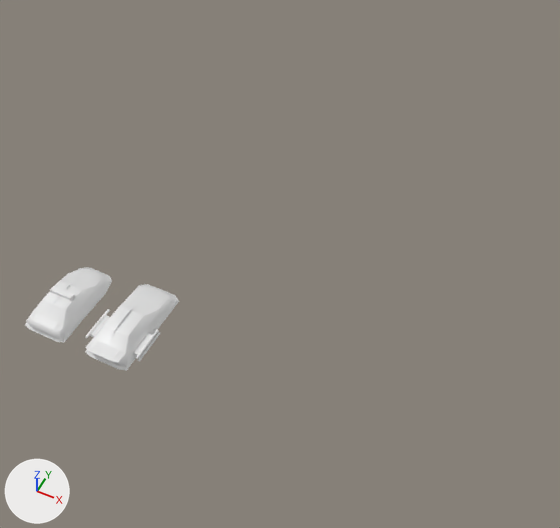
The Blender file assets/models/cars.blend: old version first, new version second.
Rendered twice from a 50 mm camera at (12.5, -11.5, 20.9) aimed at (3.6, 6.4, -1.4). Every picture has the same lights, and +X, +Y and +Z are marked at lower left.

Script lines for the objects in view, before the commit:
```python
ob_car_guns = bpy.data.objects.new('car_guns', me_cube_001)
ob_car_guns.parent = ob_player
ob_car_guns.location = (1.214, 0.0, 0.0282)
ob_car_guns.rotation_euler = (0.0, 0.0, -3.142)  # degrees (0, 0, -180)
ob_cop_car_s = bpy.data.objects.new('cop_car_s', me_cube_002)
ob_cop_car_s.location = (-1.21, 0.0, 0.0)
ob_cop_car_s_light = bpy.data.objects.new('cop_car_s_light', me_cube_003)
ob_cop_car_s_light.parent = ob_cop_car_s
ob_cop_car_s_light.location = (-1.214, 0.0, 1.214)
ob_cop_car_s_light.rotation_euler = (0.0, 0.0, -3.142)  # degrees (0, 0, -180)
ob_player = bpy.data.objects.new('player', me_cube)
ob_player.location = (1.21, 0.0, 0.0)
```
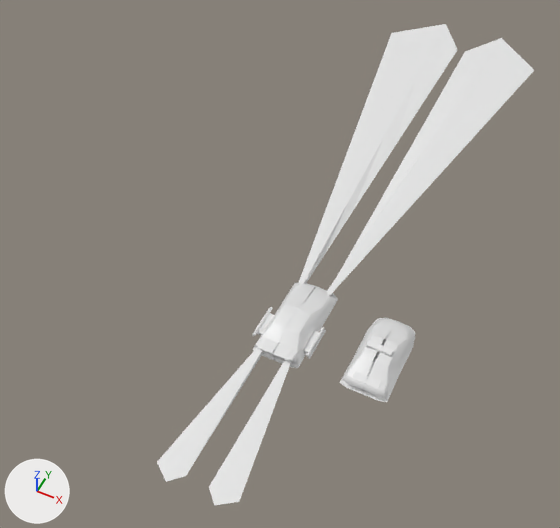
Pixel boxes (x1, y1, x2, y2) of what changed, in the pictures (560 x 528 px):
'player_lights', added: after (157, 24, 534, 506)
'player', reshaped, moved (8% narrower): before (85, 284, 179, 371); after (252, 282, 338, 368)
'cop_car_s', moved: before (25, 267, 112, 343); after (340, 318, 416, 402)
'car_guns', deleted: before (85, 309, 161, 362)
'cop_car_s_light', moved: before (50, 286, 75, 300); after (366, 340, 393, 357)

Edits to the bpy script that builds the scene:
```text
Change me_cube:
    used by ob_player; location = (1.21, 0.0, 0.0)
    remove me_cube.from_pydata(...)  # 98 vertices, 86 faces; spans x -0.02..0.81, y -1.38..2.11, z 0.19..1.07
    add me_cube.from_pydata(...)  # 174 vertices, 156 faces; spans x -1.04..0.82, y -2.88..0.61, z 0.19..1.07
    me_cube part 1: the whole mesh is rebuilt
Change me_cube_002:
    where me_cube_002.from_pydata(...)  # 98 vertices, 86 faces; spans x -0.14..0.81, y -1.3..1.84, z 0.19..1.07
    used by ob_cop_car_s; location = (-1.21, 0.0, 0.0)
    me_cube_002 part 2: the whole mesh is moved by (-0.01, -1.0, 0.0)
Add me_cube_004:
    me_cube_004.from_pydata([(0.4, 0.3, 0.5), (0.4, 0.3, 0.7), (0.2, 16.5, 0.6), (1.4, 18.4, 0.6), (0.6, 0.2, 0.5), (0.6, 0.2, 0.7), (3.4, 16.4, 0.6), (0.6, -2.6, 0.5), (0.6, -2.6, 0.7), (1.3, -7.5, 0.6), (0.4, -2.6, 0.5), (0.4, -2.6, 0.7), (0.4, -7.5, 0.6), (0.8, -8.0, 0.6), (0.3, 8.4, 0.5), (0.9, 9.3, 0.6), (2.0, 8.3, 0.6), (0.4, 4.3, 0.5), (1.3, 4.3, 0.6), (0.7, 4.8, 0.6), (1.1, 13.8, 0.6), (0.2, 12.4, 0.5), (2.7, 12.4, 0.6)], [], [(21, 20, 3, 2), (4, 5, 1, 0), (18, 19, 1, 5), (12, 13, 11, 10), (10, 11, 8, 7), (13, 9, 8, 11), (22, 20, 15, 16), (17, 19, 15, 14), (0, 1, 19, 17), (16, 15, 19, 18), (6, 3, 20, 22), (14, 15, 20, 21)])
Change ob_player:
    ob_player.location: (1.21, 0.0, 0.0) -> (6.0, 4.0, 0.0)
Remove ob_car_guns:
    ob_car_guns = bpy.data.objects.new('car_guns', me_cube_001)
    ob_car_guns.parent = ob_player
    ob_car_guns.matrix_parent_inverse = Matrix(((1.0, 0.0, 0.0, -1.214), (0.0, 1.0, 0.0, 0.0), (0.0, 0.0, 1.0, 0.0), (0.0, 0.0, 0.0, 1.0)))
    ob_car_guns.location = (1.214, 0.0, 0.0282)
    ob_car_guns.rotation_euler = (0.0, 0.0, -3.142)  # degrees (0, 0, -180)
    _m = ob_car_guns.modifiers.new('Mirror', 'MIRROR')
Change ob_cop_car_s:
    ob_cop_car_s.location: (-1.21, 0.0, 0.0) -> (9.0, 3.6, 0.0)
Change ob_cop_car_s_light:
    remove ob_cop_car_s_light.matrix_parent_inverse = Matrix(((1.0, 0.0, 0.0, 1.214), (0.0, 1.0, 0.0, 0.0), (0.0, 0.0, 1.0, 0.0), (0.0, 0.0, 0.0, 1.0)))
    ob_cop_car_s_light.location: (-1.214, 0.0, 1.214) -> (-0.0144, -1.0, 1.214)
Add ob_player_lights:
    ob_player_lights = bpy.data.objects.new('player_lights', me_cube_004)
    ob_player_lights.parent = ob_player
    ob_player_lights.location = (0.0, 0.0, 0.0)
    _m = ob_player_lights.modifiers.new('Mirror', 'MIRROR')
```
